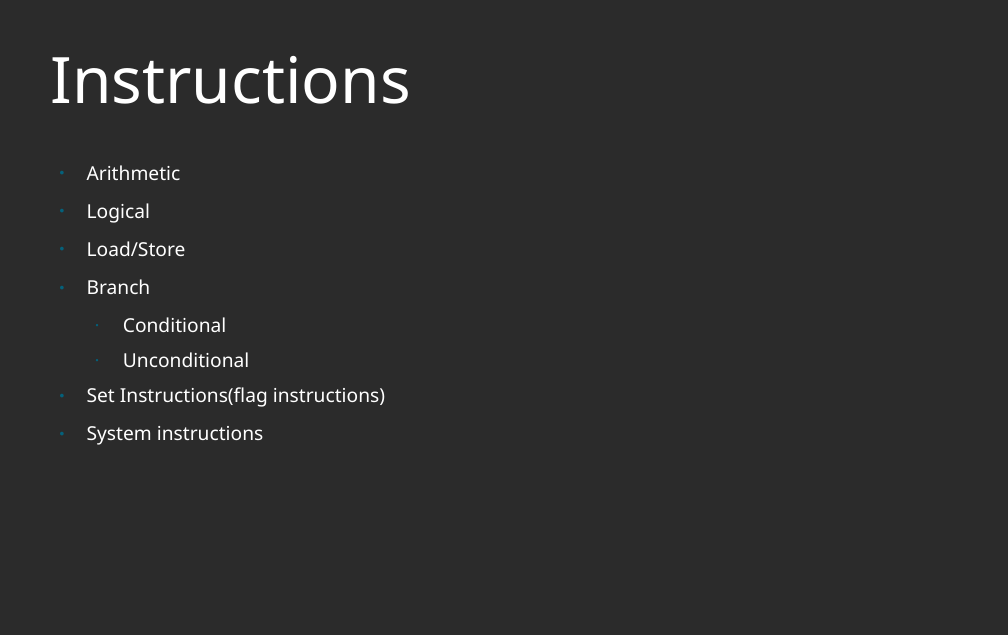
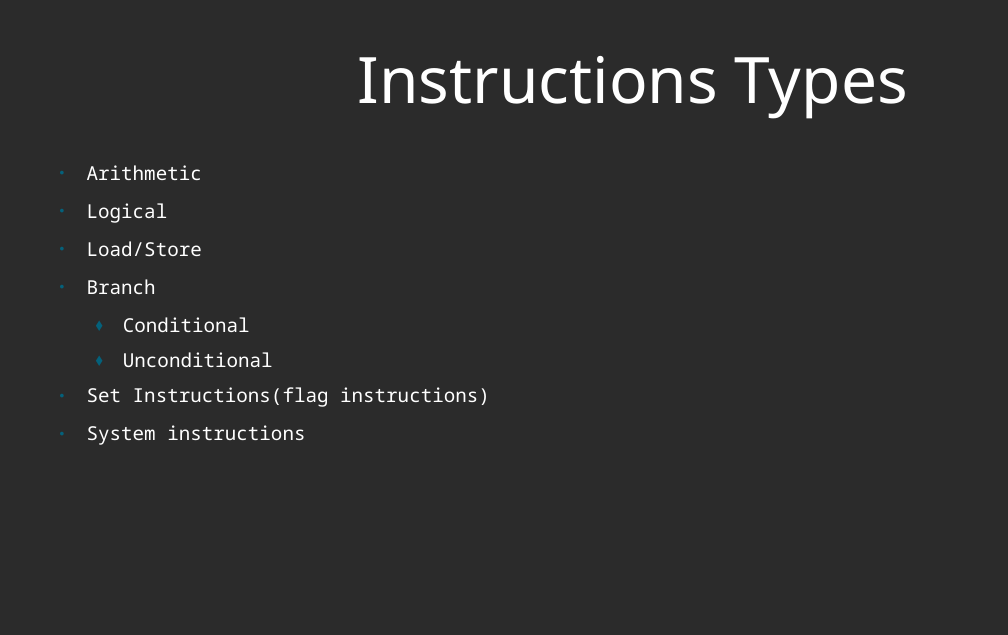
Before and after one commit to murthuja1708/desd_class, a slide deck: slide 11 of RISCV.odp (slide 13 before the commit). Drawn at 1008x635 pixels with LibreOffice and Linux fonts; fonts in the diff are those of the drawing; background and template pictures are left out; a plain dark background stands for a picture behind light text. Boxes give left, top, right and bottom in pixels: in the first picture for what was removed or moved away, otherwise in the second. Text is boxed around its words. In the diff, an @@ line names an element or a change of style, - is before the commit and + after.

```diff
--- a/RISCV.odp
+++ b/RISCV.odp
@@ title at [358, 56, 908, 119]: text changed @@
-Instructions
+Instructions Types
@@ text "Arithmetic" at [87, 165, 490, 445]: font Noto Sans to Noto Sans Mono; bullet • to ⬧ @@
```
Also in this commit, not shown: 15 other slides changed, 8 slides added, 5 slides removed.
